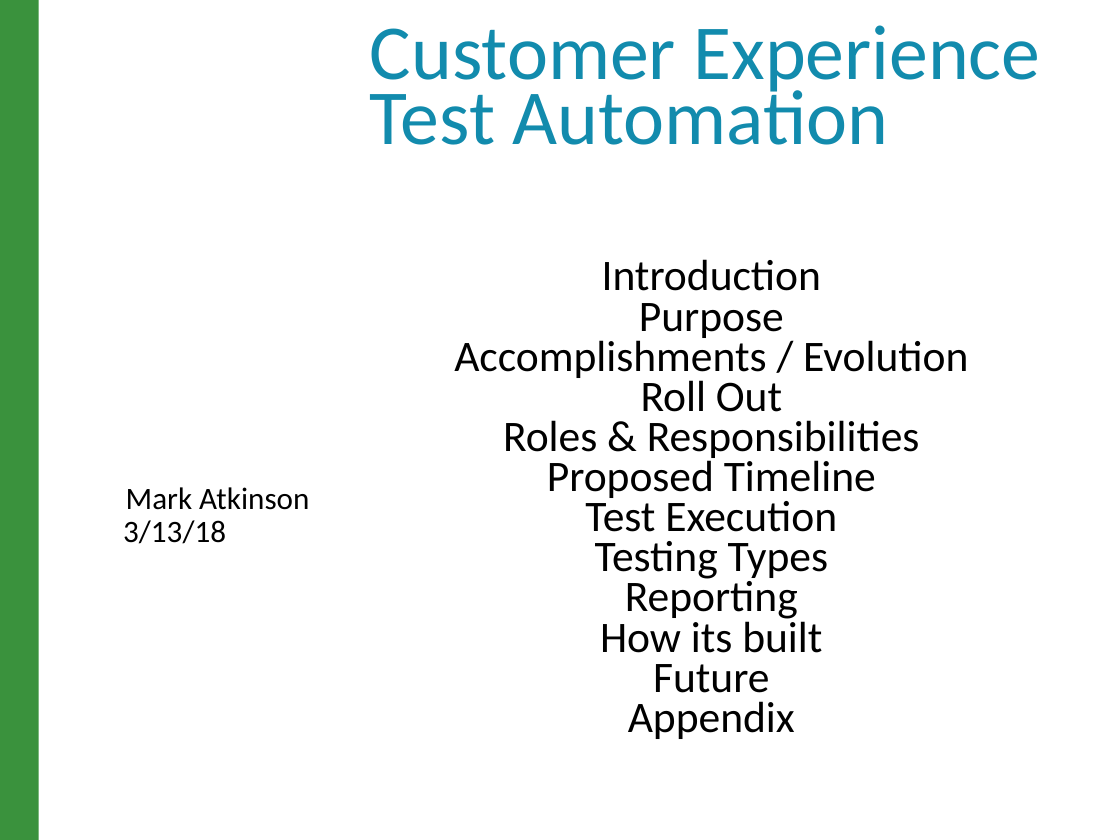
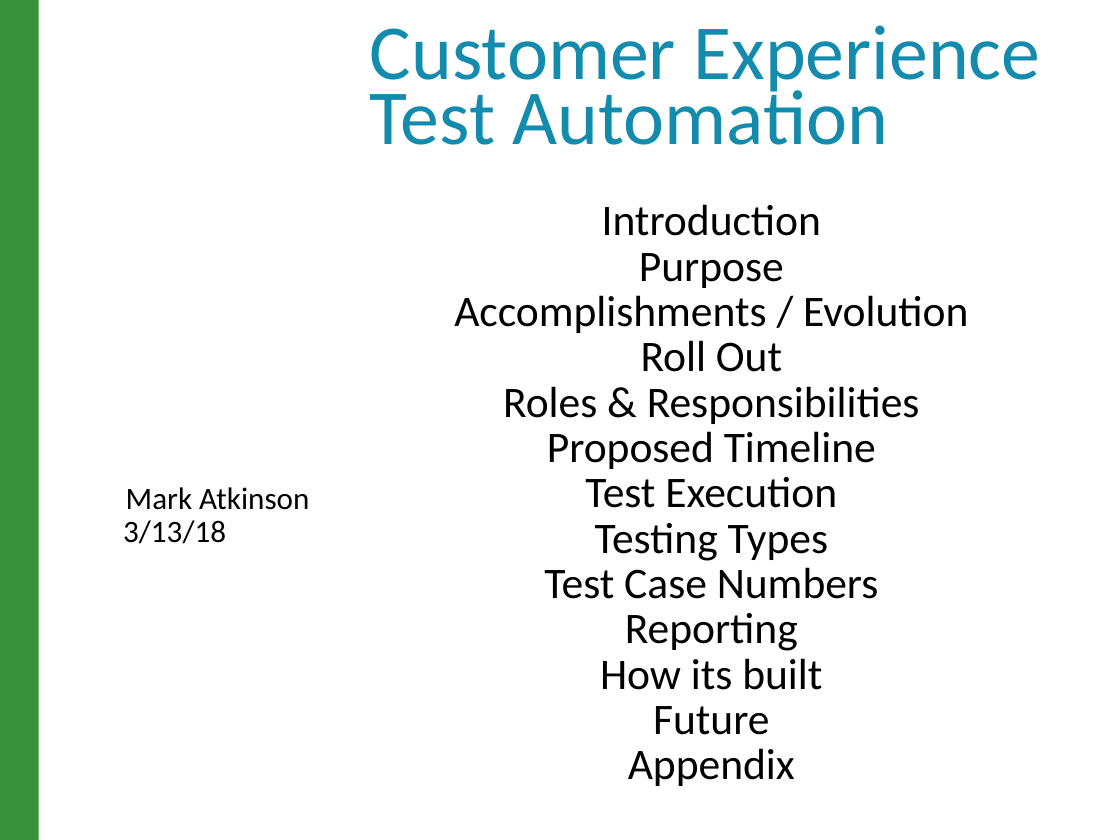
Before and after one commit to raghav9329/mainProf, a slide deck: slide 1 of CurrentWork_Delta/CX_StrategyPowerPoint.pptx. Drawn at 1120x840 pixels with LibreOffice and Linux fonts; fonts in the diff are those of the drawing; background and template pictures are left out. Boxes give left, top, right and bottom in pixels: in the first picture for what was removed or moved away, otherwise in the second. Text is boxed around its words. In the diff, an @@ line names an element or a change of style, - is before the commit and + after.

```diff
--- a/CurrentWork_Delta/CX_StrategyPowerPoint.pptx
+++ b/CurrentWork_Delta/CX_StrategyPowerPoint.pptx
@@ text "Introduction": place and size @@
-text "Introduction" at (454,259,968,739)
+text "Introduction" at (454,204,968,786)
@@ text at (454,204,968,786): line spacing 0.6 to 0.7 @@
@@ text at (544,567,879,599): paragraph added @@
+Test Case Numbers
```
Also in this commit, not shown: 3 other slides changed, 1 slide added, 2 other files.
